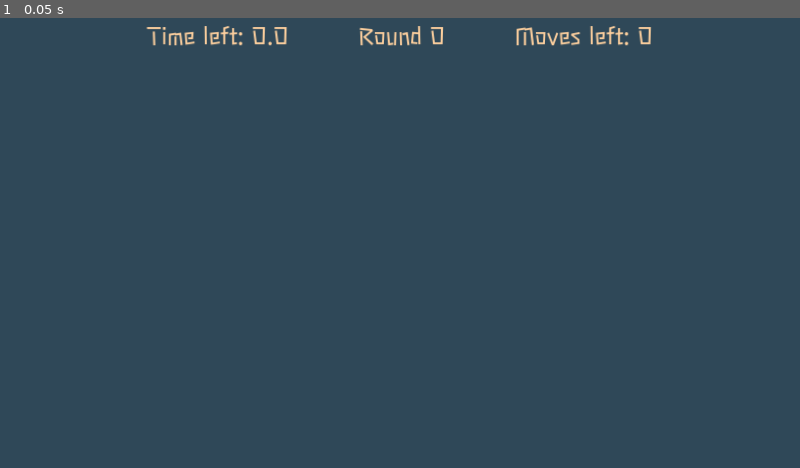
Above: before the commit, frame 1.
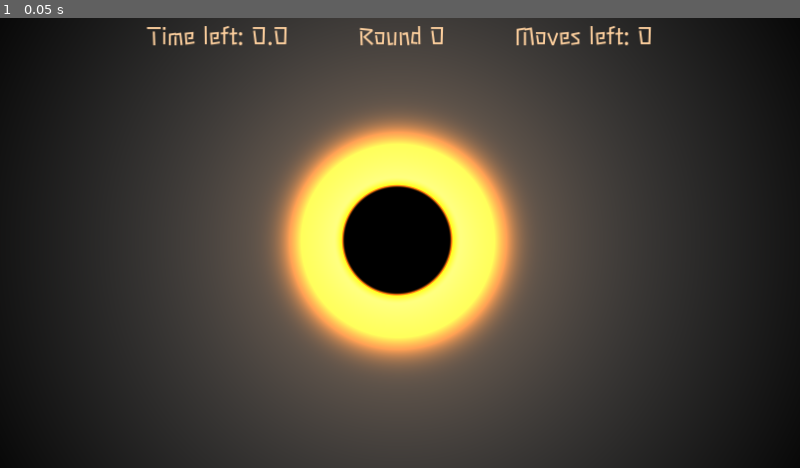
Above: after the commit, the same moment.

Repository: dsg-jam/ld51-game
Game: Godot game, scene res://scenes/board_game.tscn
Two runs of this game, one before a commit and one after it. Both use one fixed random seed, a clock stepped at 60 frames per second and the inputs below. This scene is started directly instead of the project's main scene.
Inputs:
- Up to frame 1 (0.05 s): no input

The runs differ from the first frame. In frame 1, 99% of the frame differs, in the area x 0-100%, y 0-100%.
Error before the commit: Invalid call. Nonexistent function 'get_tiles' in base 'Nil'. (res://scripts/board.gd:224)
Error after the commit: Invalid call. Nonexistent function 'get_tiles' in base 'Nil'. (res://scripts/board.gd:226)

Commit message:
Add shaders (#43)
* Add some shaders

* Remove unused variable

Diff:
--- a/prefabs/piece.tscn
+++ b/prefabs/piece.tscn
@@ -1,25 +1,27 @@
-[gd_scene load_steps=5 format=3 uid="uid://deekub7q5864t"]
+[gd_scene load_steps=6 format=3 uid="uid://deekub7q5864t"]
 
 [ext_resource type="Texture2D" uid="uid://ddj4i2o10l4fy" path="res://assets/player/Player_Blue.png" id="1_iuh12"]
 [ext_resource type="Script" path="res://scripts/piece.gd" id="1_jfprr"]
-[ext_resource type="Texture2D" uid="uid://luw6nhn53pku" path="res://assets/light.png" id="3_v80cm"]
+[ext_resource type="Shader" path="res://shaders/piece.gdshader" id="2_x2beh"]
+
+[sub_resource type="ShaderMaterial" id="ShaderMaterial_pq66j"]
+resource_local_to_scene = true
+shader = ExtResource("2_x2beh")
+shader_parameter/is_dim = false
+shader_parameter/is_flashing = null
+shader_parameter/is_selected = false
 
 [sub_resource type="RectangleShape2D" id="RectangleShape2D_8f7yi"]
 size = Vector2(816, 912)
 
-[node name="Area2d" type="Area2D" node_paths=PackedStringArray("_light_source")]
+[node name="Area2d" type="Area2D"]
 z_index = 1
 script = ExtResource("1_jfprr")
-_light_source = NodePath("Light")
 
 [node name="Texture" type="Sprite2D" parent="."]
 light_mask = 2
+material = SubResource("ShaderMaterial_pq66j")
 texture = ExtResource("1_iuh12")
 
 [node name="CollisionShape2d" type="CollisionShape2D" parent="."]
 shape = SubResource("RectangleShape2D_8f7yi")
-
-[node name="Light" type="Sprite2D" parent="."]
-visible = false
-modulate = Color(1, 1, 1, 0.498039)
-texture = ExtResource("3_v80cm")
--- a/prefabs/tile.tscn
+++ b/prefabs/tile.tscn
@@ -1,12 +1,19 @@
-[gd_scene load_steps=3 format=3 uid="uid://g7x2pl77ta40"]
+[gd_scene load_steps=5 format=3 uid="uid://g7x2pl77ta40"]
 
 [ext_resource type="Script" path="res://scripts/tile.gd" id="1_s5aot"]
+[ext_resource type="Shader" path="res://shaders/tile.gdshader" id="2_7xqgx"]
 [ext_resource type="Texture2D" uid="uid://bhroy04o7kp23" path="res://assets/background/Sand_Centre_Tile.png" id="2_il42r"]
+
+[sub_resource type="ShaderMaterial" id="ShaderMaterial_3t8rp"]
+resource_local_to_scene = true
+shader = ExtResource("2_7xqgx")
+shader_parameter/offset = null
 
 [node name="Tile" type="Node2D" node_paths=PackedStringArray("_tile_texture")]
 script = ExtResource("1_s5aot")
 _tile_texture = NodePath("Texture")
 
 [node name="Texture" type="Sprite2D" parent="."]
+material = SubResource("ShaderMaterial_3t8rp")
 texture = ExtResource("2_il42r")
 centered = false
--- a/scenes/board_game.tscn
+++ b/scenes/board_game.tscn
@@ -1,9 +1,14 @@
-[gd_scene load_steps=5 format=3 uid="uid://dcb2fcgn5t31k"]
+[gd_scene load_steps=7 format=3 uid="uid://dcb2fcgn5t31k"]
 
+[ext_resource type="Shader" path="res://shaders/board_game.gdshader" id="1_mis6b"]
 [ext_resource type="Script" path="res://scripts/controller.gd" id="1_q3buc"]
 [ext_resource type="PackedScene" uid="uid://dpw0yy580qqil" path="res://prefabs/board.tscn" id="2_aieau"]
 [ext_resource type="FontFile" uid="uid://ddtswll5v6p3s" path="res://assets/font/Stick-Regular.ttf" id="2_n1wtn"]
 [ext_resource type="AudioStream" uid="uid://bnoxq8cy6egds" path="res://assets/sounds/Gong-hit.wav" id="3_oei84"]
+
+[sub_resource type="ShaderMaterial" id="ShaderMaterial_r7sbu"]
+shader = ExtResource("1_mis6b")
+shader_parameter/screen_resolution = null
 
 [node name="Control" type="Control"]
 layout_mode = 3
@@ -17,7 +22,7 @@
 mouse_filter = 2
 
 [node name="ColorRect" type="ColorRect" parent="."]
-layout_mode = 1
+material = SubResource("ShaderMaterial_r7sbu")
 anchors_preset = 15
 anchor_right = 1.0
 anchor_bottom = 1.0
@@ -27,7 +32,6 @@
 color = Color(0.184314, 0.282353, 0.345098, 1)
 
 [node name="VBoxContainer" type="VBoxContainer" parent="."]
-layout_mode = 1
 anchors_preset = 15
 anchor_right = 1.0
 anchor_bottom = 1.0
@@ -36,14 +40,12 @@
 size_flags_vertical = 3
 
 [node name="HBoxContainer" type="HBoxContainer" parent="VBoxContainer"]
-layout_mode = 2
 offset_right = 1152.0
 offset_bottom = 51.0
 theme_override_constants/separation = 100
 alignment = 1
 
 [node name="TimerLabel" type="Label" parent="VBoxContainer/HBoxContainer"]
-layout_mode = 2
 anchors_preset = -1
 offset_left = 11.0
 offset_right = 138.0
@@ -54,7 +56,6 @@
 text = "[TIMER]"
 
 [node name="MessageLabel" type="Label" parent="VBoxContainer/HBoxContainer"]
-layout_mode = 2
 offset_left = 238.0
 offset_right = 699.0
 offset_bottom = 51.0
@@ -65,7 +66,6 @@
 text = "SELECTED PIECE: [PIECE_ID]"
 
 [node name="MovesLabel" type="Label" parent="VBoxContainer/HBoxContainer"]
-layout_mode = 2
 anchors_preset = -1
 offset_left = 799.0
 offset_right = 1140.0
--- a/scenes/lobby.tscn
+++ b/scenes/lobby.tscn
@@ -37,7 +37,6 @@
 _info = NodePath("ColorRect/VBoxContainer/LobbyInfo/LabelInfo")
 
 [node name="ColorRect" type="ColorRect" parent="."]
-layout_mode = 1
 anchors_preset = 15
 anchor_right = 1.0
 anchor_bottom = 1.0
@@ -48,7 +47,6 @@
 color = Color(0.996078, 0.815686, 0.619608, 1)
 
 [node name="VBoxContainer" type="VBoxContainer" parent="ColorRect"]
-layout_mode = 1
 anchors_preset = 15
 anchor_right = 1.0
 anchor_bottom = 1.0
@@ -57,7 +55,6 @@
 alignment = 1
 
 [node name="GameInfo" type="HBoxContainer" parent="ColorRect/VBoxContainer"]
-layout_mode = 2
 offset_left = 359.0
 offset_top = 35.0
 offset_right = 792.0
@@ -67,7 +64,6 @@
 theme_override_constants/separation = 16
 
 [node name="IDLabel" type="Label" parent="ColorRect/VBoxContainer/GameInfo"]
-layout_mode = 2
 offset_top = 2.0
 offset_right = 143.0
 offset_bottom = 53.0
@@ -81,7 +77,6 @@
 text = "Game ID: "
 
 [node name="IDValue" type="Label" parent="ColorRect/VBoxContainer/GameInfo"]
-layout_mode = 2
 offset_left = 159.0
 offset_top = 2.0
 offset_right = 335.0
@@ -96,7 +91,6 @@
 text = "00000001"
 
 [node name="CopyButton" type="Button" parent="ColorRect/VBoxContainer/GameInfo"]
-layout_mode = 2
 offset_left = 351.0
 offset_right = 433.0
 offset_bottom = 56.0
@@ -105,7 +99,6 @@
 text = "Copy"
 
 [node name="LobbyInfo" type="HBoxContainer" parent="ColorRect/VBoxContainer"]
-layout_mode = 2
 offset_left = 575.0
 offset_top = 130.0
 offset_right = 576.0
@@ -114,7 +107,6 @@
 size_flags_vertical = 3
 
 [node name="LabelInfo" type="Label" parent="ColorRect/VBoxContainer/LobbyInfo"]
-layout_mode = 2
 offset_top = 39.0
 offset_right = 1.0
 offset_bottom = 87.0
@@ -127,7 +119,6 @@
 theme_override_font_sizes/font_size = 32
 
 [node name="PlayerInfo" type="HBoxContainer" parent="ColorRect/VBoxContainer"]
-layout_mode = 2
 offset_left = 435.0
 offset_top = 260.0
 offset_right = 716.0
@@ -136,7 +127,6 @@
 size_flags_vertical = 3
 
 [node name="LablePlayers" type="Label" parent="ColorRect/VBoxContainer/PlayerInfo"]
-layout_mode = 2
 offset_top = 38.0
 offset_right = 255.0
 offset_bottom = 89.0
@@ -150,7 +140,6 @@
 text = "Players in lobby: "
 
 [node name="LableAmountOfPlyers" type="Label" parent="ColorRect/VBoxContainer/PlayerInfo"]
-layout_mode = 2
 offset_left = 259.0
 offset_top = 38.0
 offset_right = 281.0
@@ -165,7 +154,6 @@
 text = "1"
 
 [node name="MapSelection" type="HBoxContainer" parent="ColorRect/VBoxContainer"]
-layout_mode = 2
 offset_top = 391.0
 offset_right = 1152.0
 offset_bottom = 517.0
@@ -174,14 +162,12 @@
 
 [node name="ScrollContainer" type="ScrollContainer" parent="ColorRect/VBoxContainer/MapSelection"]
 custom_minimum_size = Vector2i(512, 0)
-layout_mode = 2
 offset_left = 320.0
 offset_right = 832.0
 offset_bottom = 126.0
 horizontal_scroll_mode = 3
 
 [node name="MapsList" type="ItemList" parent="ColorRect/VBoxContainer/MapSelection/ScrollContainer"]
-layout_mode = 2
 offset_right = 512.0
 offset_bottom = 126.0
 size_flags_horizontal = 3
@@ -190,7 +176,6 @@
 theme_override_font_sizes/font_size = 32
 
 [node name="StartGame" type="HBoxContainer" parent="ColorRect/VBoxContainer"]
-layout_mode = 2
 offset_left = 576.0
 offset_top = 521.0
 offset_right = 576.0
@@ -201,7 +186,6 @@
 [node name="StartGameButton" type="Button" parent="ColorRect/VBoxContainer/StartGame"]
 visible = false
 custom_minimum_size = Vector2i(512, 0)
-layout_mode = 2
 offset_top = 51.0
 offset_right = 512.0
 offset_bottom = 107.0
@@ -212,7 +196,6 @@
 text = "start game"
 
 [node name="PopUp" type="Panel" parent="ColorRect"]
-layout_mode = 1
 anchors_preset = 15
 anchor_right = 1.0
 anchor_bottom = 1.0
@@ -222,7 +205,6 @@
 
 [node name="Panel" type="Panel" parent="ColorRect/PopUp"]
 custom_minimum_size = Vector2i(512, 128)
-layout_mode = 1
 anchors_preset = 8
 anchor_left = 0.5
 anchor_top = 0.5
@@ -237,7 +219,6 @@
 theme_override_styles/panel = SubResource("StyleBoxFlat_jq6nn")
 
 [node name="Label" type="Label" parent="ColorRect/PopUp/Panel"]
-layout_mode = 1
 anchors_preset = 8
 anchor_left = 0.5
 anchor_top = 0.5
--- a/scripts/board.gd
+++ b/scripts/board.gd
@@ -84,10 +84,12 @@
 		return true
 	return false
 
-func turn_all_player_piece_lights_on(intensity: float):
+func turn_all_player_piece_lights_on():
 	for piece in self._pieces.values():
 		if piece.is_player_owning():
-			piece.turn_light_on(intensity)
+			piece.turn_light_on()
+		else:
+			piece.turn_dim_on()
 
 func turn_all_piece_lights_off():
 	for piece in self._pieces.values():
--- a/scripts/controller.gd
+++ b/scripts/controller.gd
@@ -83,7 +83,7 @@
 	self._timer.start(payload["round_duration"])
 	var pieces = payload["board_state"]
 	self._place_pieces(pieces)
-	self._board.turn_all_player_piece_lights_on(self._selectable_light_intensity)
+	self._board.turn_all_player_piece_lights_on()
 
 func _place_pieces(pieces: Array):
 	for piece in pieces:
@@ -153,10 +153,10 @@
 func _update_lights():
 	if self._current_state != STATES.ONGOING_ROUND:
 		return
-	self._board.turn_all_player_piece_lights_on(self._selectable_light_intensity)
+	self._board.turn_all_player_piece_lights_on()
 	var piece: Piece = self._board.get_piece_by_id(self._selected_piece_id)
 	if piece != null:
-		piece.turn_light_on(self._selected_light_intensity)
+		piece.turn_light_on(true)
 
 func _update_labels():
 	self._moves_message.text = "Moves left: " + str(self._moves_left)
--- a/scripts/piece.gd
+++ b/scripts/piece.gd
@@ -7,8 +7,6 @@
 var facing_direction: Vector2 = Vector2.DOWN
 var _coordinates: Vector2
 var _virtual_coordinates: Vector2
-
-@export var _light_source: Sprite2D
 
 func setup(piece_id: String, player_id: String, coordinates: Vector2):
 	self._piece_id = piece_id
@@ -37,12 +35,17 @@
 func set_texture(player_number: int):
 	$Texture.texture = GlobalVariables.get_piece_image(player_number)
 
-func turn_light_on(intensity: float):
-	self._light_source.set_modulate(Color(1, 1, 1, intensity))
-	self._light_source.set_visible(true)
+func turn_light_on(is_selected: bool = false):
+	$Texture.material.set_shader_parameter("is_flashing", true)
+	$Texture.material.set_shader_parameter("is_selected", is_selected)
+
+func turn_dim_on():
+	$Texture.material.set_shader_parameter("is_dim", true);
 
 func turn_light_off():
-	self._light_source.set_visible(false)
+	$Texture.material.set_shader_parameter("is_flashing", false)
+	$Texture.material.set_shader_parameter("is_selected", false)
+	$Texture.material.set_shader_parameter("is_dim", false);
 
 func _input_event(_viewport, event, _shape_idx):
 	if event is InputEventMouseButton and event.button_index == MOUSE_BUTTON_LEFT and event.pressed:
--- a/scripts/tile.gd
+++ b/scripts/tile.gd
@@ -1,6 +1,9 @@
 extends Node2D
 
 @export var _tile_texture: Sprite2D
+
+func _ready():
+	self._tile_texture.material.set_shader_parameter("offset", randf_range(0.0, PI))
 
 func scale_texture(max_size: float):
 	if self._tile_texture.texture == null:
--- /dev/null
+++ b/shaders/board_game.gdshader
@@ -0,0 +1,81 @@
+shader_type canvas_item;
+
+uniform sampler2D iChannel0;
+uniform sampler2D iChannel1;
+uniform sampler2D iChannel2;
+
+uniform float screen_resolution = 1;
+
+mat2 rot_dist(float s, float d)
+{
+    float angularspeed = s * pow(d, 8.0);
+    float cas = cos(angularspeed);
+    float sas = sin(angularspeed);
+    return mat2(vec2(cas, -sas), vec2(sas, cas));
+}
+
+void fragment()
+{
+
+
+    vec3 ring_color = vec3(0.976, 0.447, 0.023);
+
+    vec2 uv = FRAGCOORD.xy/(1.0 / SCREEN_PIXEL_SIZE);
+    float ratio = (1.0 / SCREEN_PIXEL_SIZE).y/(1.0 / SCREEN_PIXEL_SIZE).x;
+    uv.y *= ratio;
+
+    vec2 center = ((1.0 / SCREEN_PIXEL_SIZE).xy * .5f) / (1.0 / SCREEN_PIXEL_SIZE).xy;
+    //center = iMouse.xy / iResolution.xy;
+    center.y *= ratio;
+
+    float _dist = distance(uv, center);
+    float _s = .15;
+    float _a = .005;
+    vec2 uvp = uv + min(texture(iChannel2, _s * vec2(uv.x + TIME * .1, uv.y + TIME * -.3)).r,
+                        texture(iChannel2, _s * vec2(uv.x + TIME * -.3, uv.y + TIME * .2)).r) * _a * pow(1. - _dist, 5.);
+
+    float dist = distance(uvp, center);
+    float idist = 1.0 - dist;
+    vec2 dir = normalize(uv - center);
+
+    // Mask
+    float m = step(.06, dist);
+    m *= smoothstep(.065, .08, dist);
+    m = (1.0 - dist * 1.6) * 2. * m;
+	float mask = m;
+
+    // Phases
+    float speed = -0.06;
+    float phase1 = fract(TIME * speed + .5);
+    float phase2 = fract(TIME * speed);
+
+    float pidist = pow(idist, 2.3);
+    vec2 uv1 = (dir * pidist * .2) + phase1 * dir;
+    vec2 uv2 = (dir * pidist * .2) + phase2 * dir;
+
+    // Samplings
+    float lerp = abs((.5 - phase1) / .5);
+    float sampling1 = texture(iChannel0, uv1 * rot_dist(2.4, idist)).r;
+    float sampling2 = texture(iChannel0, uv2 * rot_dist(2.4, idist)).r;
+
+    float sampling3 = texture(iChannel0, uv1 * 2. * rot_dist(2.6, idist)).g;
+    float sampling4 = texture(iChannel0, uv2 * 2. * rot_dist(2.6, idist)).g;
+
+    float sampling5 = texture(iChannel1, uv1 * rot_dist(4.6, idist) * .4).r;
+    float sampling6 = texture(iChannel1, uv2 * rot_dist(4.6, idist) * .6).r;
+
+    float stars = (1. - smoothstep(0.22, 0.34, mix(sampling3, sampling4, lerp))) * 0.4;
+
+    vec3 sp = mix(sampling1, sampling2, lerp) * vec3(1.);
+    sp *= 0.2;
+   	sp += stars * vec3(0.13, 0.31, 0.46);
+    sp += smoothstep(0.26, 0.14, mix(sampling5, sampling6, lerp)) * vec3(0.7) * pow(idist, 8.) * ring_color;
+
+    vec3 finalSamp = sp;
+    vec3 col = ring_color * pow(1.0 - dist, 7.);
+    float ring = pow(smoothstep(.32, .08, dist * 1.5) * 3.5, 2.8) + 1.;
+
+
+
+    COLOR = vec4(finalSamp * mask + 1.2 * ring * mask * finalSamp * col, 1.);
+}
--- /dev/null
+++ b/shaders/piece.gdshader
@@ -0,0 +1,15 @@
+shader_type canvas_item;
+
+uniform bool is_flashing = false;
+uniform bool is_selected = false;
+uniform bool is_dim = false;
+
+void fragment() {
+	if (is_selected) {
+		COLOR.rgb *= 1.125;
+	} else if (is_dim) {
+		COLOR.rgb *= 0.5;
+	} else if (is_flashing) {
+		COLOR.rgb *= (1.0 + abs(sin(TIME))) / 2.0;
+	}
+}
--- /dev/null
+++ b/shaders/tile.gdshader
@@ -0,0 +1,7 @@
+shader_type canvas_item;
+
+uniform float offset = 0.0;
+
+void fragment() {
+	COLOR.rgb *= 1.0 - abs(sin(TIME + offset)) * 0.125;
+}
